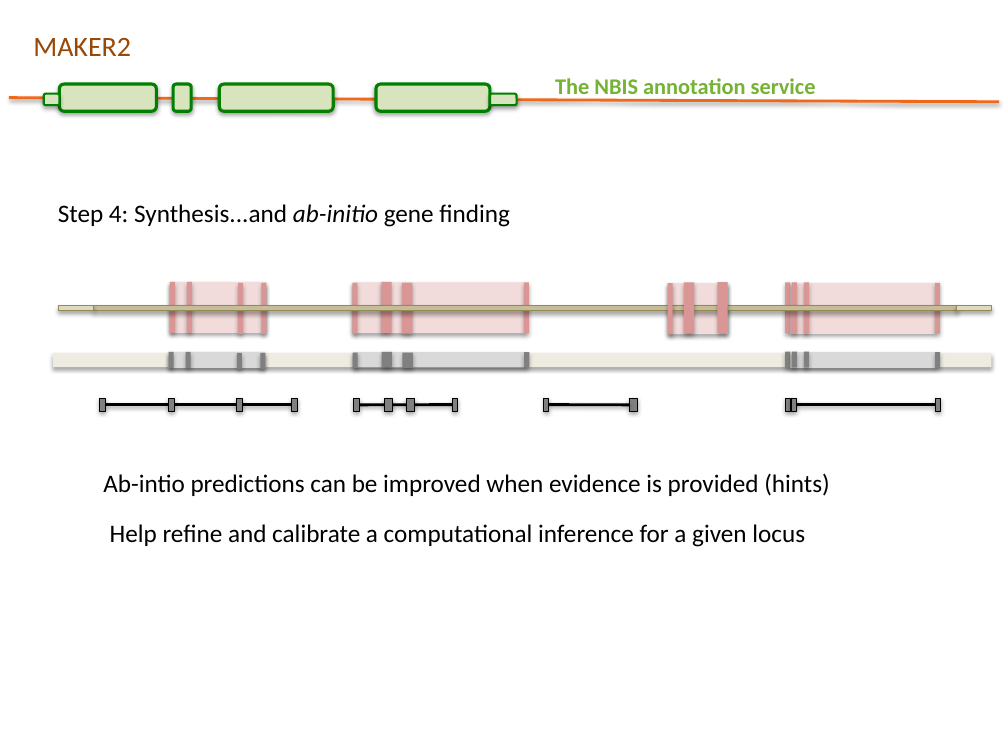
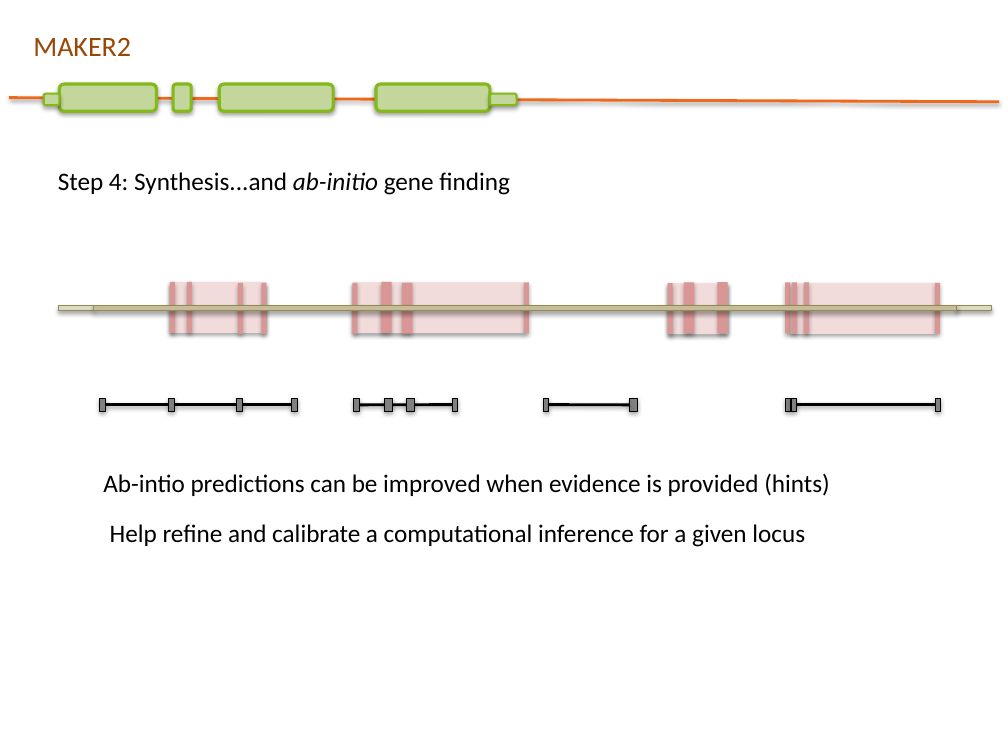
Before and after one commit to SGBC/course, a slide deck: slide 59 of docs/nbis_annotation/slides/Structural_annotation.pptx (slide 43 before the commit). Drawn at 1008x756 pixels with LibreOffice and Linux fonts; fonts in the diff are those of the drawing; background and template pictures are left out. Boxes give left, top, right and bottom in pixels: in the first picture for what was removed or moved away, otherwise in the second. Text is boxed around its words. In the diff, an @@ line names an element or a change of style, - is before the commit and + after.

```diff
--- a/docs/nbis_annotation/slides/Structural_annotation.pptx
+++ b/docs/nbis_annotation/slides/Structural_annotation.pptx
@@ rounded rectangle at (220,84,334,111): fill #D7E4BD to #C3D69B; outline #078000 2.25 pt to #84B919 2.25 pt @@
@@ fill #D7E4BD to #C3D69B; outline #008000 2.25 pt to #84B919 2.25 pt in 3 elements at (59,84,156,111), (173,84,192,111), (376,84,490,111) @@
@@ text removed at (555,78,816,100) @@
-The NBIS annotation service
@@ rounded rectangle at (43,94,59,105): fill #D7E4BD to #C3D69B; outline #008000 1.5 pt to #84B919 1.5 pt @@
@@ rounded rectangle at (490,94,516,105): fill #D7E4BD to #C3D69B; outline #008000 1.5 pt to #84B919 1.5 pt @@
@@ text "Step 4: Synthesis...and ab-initio gene ...": place and size @@
-text "Step 4: Synthesis...and ab-initio gene ..." at (58,204,510,227)
+text "Step 4: Synthesis...and ab-initio gene ..." at (58,172,510,195)
@@ rectangle removed at (53,353,992,367) @@
@@ rectangle removed at (168,352,265,368) @@
@@ rectangle removed at (168,352,173,368) @@
@@ rectangle removed at (185,352,191,368) @@
@@ rectangle removed at (237,353,242,369) @@
@@ rectangle removed at (260,353,265,369) @@
@@ rectangle removed at (353,353,358,368) @@
@@ rectangle removed at (354,352,524,367) @@
@@ rectangle removed at (382,352,392,367) @@
@@ rectangle removed at (402,353,412,368) @@
@@ rectangle removed at (524,352,529,367) @@
@@ rectangle removed at (785,352,790,368) @@
@@ rectangle removed at (790,352,935,368) @@
@@ rectangle removed at (792,352,797,368) @@
@@ rectangle removed at (803,352,808,368) @@
@@ rectangle removed at (935,352,940,368) @@
```
Also in this commit, not shown: 53 other slides changed, 18 slides added, 2 slides removed, 2 other files.
